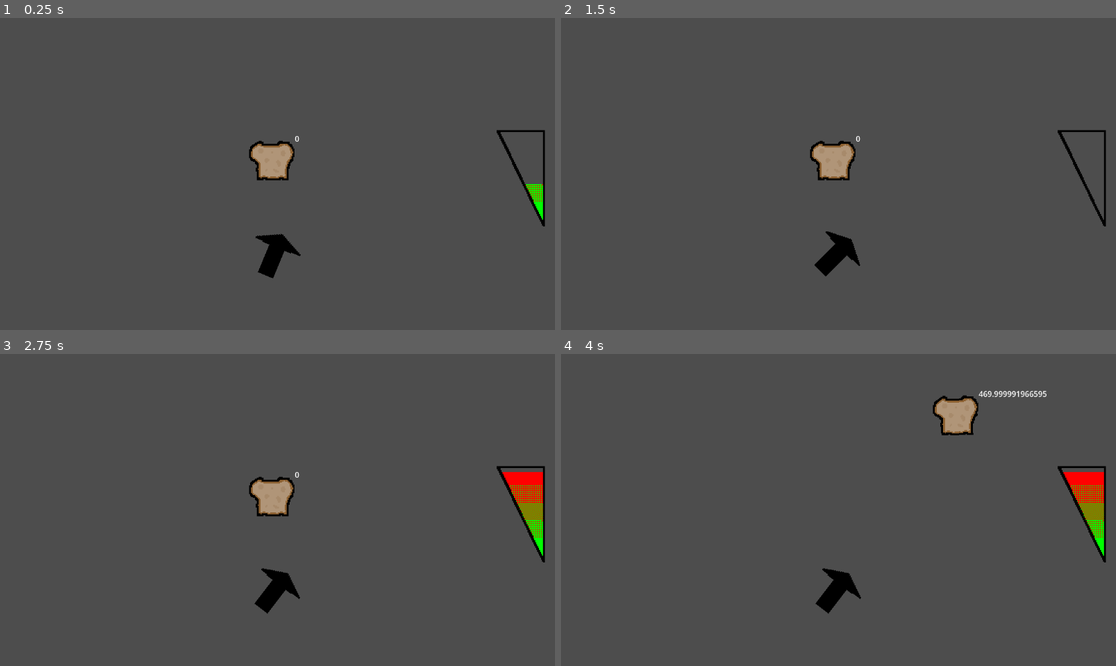
Above: before the commit, frames 1-4 (two rows, left to right).
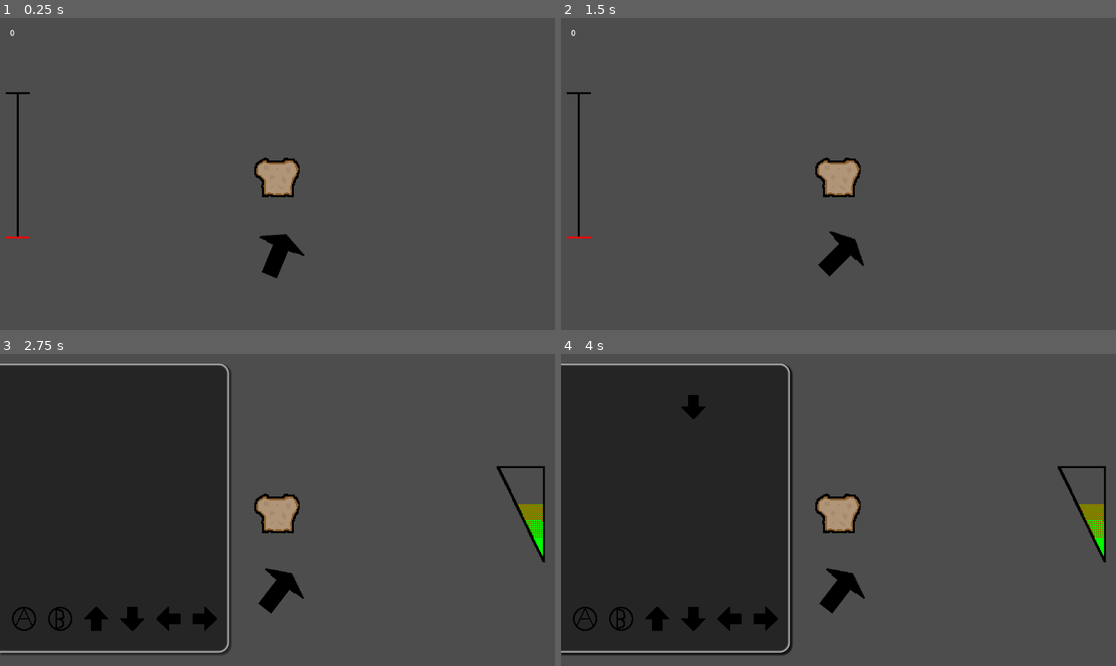
Above: after the commit, the same moments.

Repository: Venorrak/toast
Game: Godot game, scene res://Scenes/Scenes/world.tscn
The game is run twice, just before and just after one commit, with the same random seed, the same clock (stepped at 60 frames per second) and the same inputs.
Inputs:
- Up to frame 1 (0.25 s): no input
- Up to frame 2 (1.5 s): hold Right (Right) 0.53-1.28 s; tap ` (A) at 0.6 s; tap , (B) at 0.8, 1.35 s; hold Down (Down) from 1.28 s (still down)
- Up to frame 3 (2.75 s): tap D (stopArrow) at 1.55, 2.1 s; release Down (Down) at 2.03 s; hold Right (Right) from 2.03 s (still down); tap F (stopGauge) at 2.3 s
- Up to frame 4 (4 s): tap Enter at 2.75 s; release Right (Right) at 2.78 s; hold Up (Up) 2.78-3.53 s; tap F (stopGauge) at 2.85 s; tap E (throw) at 3.05, 3.6 s; hold Left (Left) from 3.53 s (still down); tap R (results, bound only after the commit) at 3.8 s

The runs differ from the first frame. In frame 1, 2.1% of the frame differs, in the area x 1-99%, y 3-84%; in frame 2, 2.0%; in frame 3, 41%; in frame 4, 41%, in the area x 0-98%, y 3-97%.

Commit message:
fused everything together or sotn

Diff:
--- /dev/null
+++ b/Code/Scripts/progress_bar.gd
@@ -0,0 +1,20 @@
+extends Node2D
+@onready var top : Line2D = $top
+@onready var bottom : Line2D = $bottom
+@onready var center : Line2D = $center
+@onready var status : Line2D = $status
+var deltaTopBottom
+# Called when the node enters the scene tree for the first time.
+func _ready() -> void:
+	status.points = bottom.points
+	deltaTopBottom = bottom.points[0].y - top.points[0].y
+
+
+# Called every frame. 'delta' is the elapsed time since the previous frame.
+func _physics_process(delta: float) -> void:
+	pass
+
+func setProgress(percent: float):
+	var height = (deltaTopBottom * (100 - percent)) / 100
+	for i in len(status.points):
+		status.points[i].y = height
--- a/Code/Scripts/qte.gd
+++ b/Code/Scripts/qte.gd
@@ -1,9 +1,12 @@
 extends Node2D
+signal _minigame_finished
+
 @export var nbOfQTE: int
 @export var safeSpace: float
 @export var QTESpeed: float
 @export var separationSpace: int
 @export var GoalsY: int
+@export var topY: int
 
 @onready var Goals = $Goals
 var qteObj = preload("res://Scenes/Scenes/qteObj.tscn")
@@ -44,30 +47,41 @@
 				newQTE.rotation_degrees = 90
 
 		newQTE.setType(types[rand])
-		newQTE.position = Vector2((separationSpace * rand) + 50, 0)
+		newQTE.position = Vector2((separationSpace * rand) + 50, topY)
 		newQTE.visible = false
+		newQTE.setEnabled(true)
 		add_child(newQTE)
 		QTEs.append(newQTE)
 
 
 func _physics_process(delta: float) -> void:
+	if QTEAtIndex >= nbOfQTE:
+		_minigame_finished.emit(self)
 	for qte in QTEs:
 		if GoalsY - qte.position.y < safeSpace:
 			qte.modulate = Color("ffffff", 0.5)
+		if qte.position.y - GoalsY > safeSpace:
+			qte.reset()
+			qte.setEnabled(false)
+			QTEAtIndex += 1
 	for type in types:
 		if Input.is_action_just_pressed(type):
 			if QTEAtIndex < nbOfQTE:
-				QTEs[QTEAtIndex].visible = false
-				if QTEs[QTEAtIndex].getType() == type:
-					if GoalsY - QTEs[QTEAtIndex].position.y < safeSpace:
-						nbOfRight += 1
-				QTEAtIndex += 1
-			else:
-				print(nbOfRight)
-
+				if QTEs[QTEAtIndex].visible == true:
+					QTEs[QTEAtIndex].visible = false
+					if QTEs[QTEAtIndex].getType() == type:
+						if GoalsY - QTEs[QTEAtIndex].position.y < safeSpace:
+							nbOfRight += 1
+					QTEs[QTEAtIndex].reset()
+					QTEs[QTEAtIndex].setEnabled(false)
+					QTEAtIndex += 1
 
 func _on_start_qte_timeout() -> void:
 	if QTEIndex < nbOfQTE:
-		QTEs[QTEIndex].visible = true
-		QTEs[QTEIndex].setSpeed(QTESpeed)
-		QTEIndex += 1
+		if QTEs[QTEIndex].getEnabled() == true:
+			QTEs[QTEIndex].visible = true
+			QTEs[QTEIndex].setSpeed(QTESpeed)
+			QTEIndex += 1
+
+func getScore() -> float:
+	return (nbOfRight * 10) / nbOfQTE
--- a/Code/Scripts/test_bounce.gd
+++ b/Code/Scripts/test_bounce.gd
@@ -1,22 +1,14 @@
 extends RigidBody2D
-@onready var speedLabel : Label = $Label
 
 # Called when the node enters the scene tree for the first time.
 func _ready() -> void:
-	#var v_x = randf_range(50, 150)
-	#var v_y = 200 - v_x
-	#if randf_range(-1, 1) < 0:
-		#v_x = v_x * -1
-	#if randf_range(-1, 1) < 0:
-		#v_y = v_y * -1
-	#linear_velocity = Vector2(v_x, v_y)
-	#linear_velocity *= 5
 	pass
 
 
 # Called every frame. 'delta' is the elapsed time since the previous frame.
 func _process(delta: float) -> void:
-	var speed : float = sqrt((linear_velocity.x * linear_velocity.x) + (linear_velocity.y * linear_velocity.y))
-	speedLabel.text = str(speed)
-	speedLabel.rotation = -rotation
 	pass
+
+func _physics_process(delta: float) -> void:
+	if linear_velocity.length() < 20:
+		linear_velocity /= 1.2
--- a/Code/Scripts/world.gd
+++ b/Code/Scripts/world.gd
@@ -1,41 +1,104 @@
 extends Node2D
 @onready var arrow = $Arrow
 @onready var aim = $Arrow/Aim
-@onready var toast = $RigidBody2D
-@onready var progress = $Control/TextureProgressBar
+@onready var toast = $toast
+@onready var gauge = $Control/TextureProgressBar
+@onready var target = $Target
+@onready var camera = $Camera2D
+@onready var progressBar = $HUD/ProgressBar
+@onready var speedLabel = $HUD/speedLabel
+@onready var HUD = $HUD
+
 @export var rotationSpeed: float
 @export var gaugeSpeed: float
 @export var minSpeed: int
 @export var maxSpeed: int
+@export var maxZoomCamera: float
 var toastSpeed: float = 1.0
+var incertancy: float = 0.0
+var QTEScene : PackedScene = preload("res://Scenes/Scenes/qte.tscn")
+@onready var toastStartPosition: Vector2 = $toast.global_position
+
+enum gameState {DIRECTION, POWER, THROW}
+var state = gameState.DIRECTION
 
 # Called when the node enters the scene tree for the first time.
 func _ready() -> void:
-	progress.min_value = minSpeed
-	progress.max_value = maxSpeed
-	progress.step = maxSpeed / 100
+	gauge.min_value = minSpeed
+	gauge.max_value = maxSpeed
+	gauge.step = maxSpeed / 100
+	gauge.visible = false
 
 
 # Called every frame. 'delta' is the elapsed time since the previous frame.
 func _physics_process(delta: float) -> void:
+	updateCamera()
+
+	speedLabel.text = str(toast.linear_velocity.length())
+
 	if gaugeSpeed != 0:
-		progress.value += gaugeSpeed
-		if progress.value >= maxSpeed or progress.value <= minSpeed:
+		gauge.value += gaugeSpeed
+		if gauge.value >= maxSpeed or gauge.value <= minSpeed:
 			gaugeSpeed *= -1
 	if rotationSpeed != 0:
 		arrow.rotation_degrees += rotationSpeed
 		if arrow.rotation_degrees >= 90 or arrow.rotation_degrees <= -90:
 			rotationSpeed *= -1
 	if Input.is_action_just_pressed("stopArrow"):
-		rotationSpeed = 0
+		if state == gameState.DIRECTION:
+			rotationSpeed = 0
+			gauge.visible = true
+			state = gameState.POWER
 	if Input.is_action_just_pressed("throw"):
-		var vector = getdirectionVector()
-		vector *= toastSpeed
-		toast.linear_velocity = vector
+		if state == gameState.THROW:
+			var vector = getdirectionVector()
+			vector *= toastSpeed
+			toast.linear_velocity = vector
+			arrow.visible = false
+			gauge.visible = false
 	if Input.is_action_just_pressed("stopGauge"):
-		toastSpeed = progress.value
-		gaugeSpeed = 0
+		if state == gameState.POWER:
+			toastSpeed = gauge.value
+			gaugeSpeed = 0
+			var minigame = QTEScene.instantiate()
+			minigame.connect("_minigame_finished", minigameFinished)
+			HUD.add_child(minigame)
+
+	if Input.is_action_just_pressed("results"):
+		var dist = target.position - toast.position
+		print(dist.length())
 
 func getdirectionVector():
 	var delta = aim.global_position - arrow.global_position
 	return delta.normalized()
+
+func minigameFinished(scene):
+	incertancy = scene.getScore()
+	toastSpeed = randf_range(toastSpeed - incertancy, toastSpeed + incertancy)
+	scene.queue_free()
+	state = gameState.THROW
+
+func updateCamera():
+	camera.position.y = toast.position.y
+	if toast.position.y < target.position.y:
+		camera.position.y = target.position.y
+	if toast.position.y > toastStartPosition.y:
+		camera.position.y = toastStartPosition.y
+	var deltaPosToastTarget = target.position - toastStartPosition
+	var middle = (deltaPosToastTarget.y / 2) + toastStartPosition.y
+	var deltaToastMiddle = middle - toast.position.y
+	var percent
+
+	progressBar.setProgress((100 - ((target.position.y - toast.position.y) * 100) / deltaPosToastTarget.y))
+
+	if deltaToastMiddle < 0:
+		percent = ((toast.position.y - toastStartPosition.y) * 100) / (deltaPosToastTarget.y / 2)
+
+	if deltaToastMiddle > 0:
+		percent = 100 - ((toast.position.y - middle) * 100) / (deltaPosToastTarget.y / 2)
+
+	if percent < 0:
+		percent = 0
+
+	var zoomValue = 1 - ((percent * (1 - maxZoomCamera)) / 100)
+	camera.zoom = Vector2(zoomValue, zoomValue)
--- /dev/null
+++ b/Scenes/Scenes/ProgressBar.tscn
@@ -0,0 +1,25 @@
+[gd_scene load_steps=2 format=3 uid="uid://dscos81yscrql"]
+
+[ext_resource type="Script" path="res://Code/Scripts/progress_bar.gd" id="1_pyfsv"]
+
+[node name="ProgressBar" type="Node2D"]
+script = ExtResource("1_pyfsv")
+
+[node name="top" type="Line2D" parent="."]
+points = PackedVector2Array(0, 0, 50, 0)
+width = 4.0
+default_color = Color(0, 0, 0, 1)
+
+[node name="bottom" type="Line2D" parent="."]
+points = PackedVector2Array(0, 300, 50, 300)
+width = 4.0
+default_color = Color(0, 0, 0, 1)
+
+[node name="center" type="Line2D" parent="."]
+points = PackedVector2Array(25, 0, 25, 300)
+width = 4.0
+default_color = Color(0, 0, 0, 1)
+
+[node name="status" type="Line2D" parent="."]
+width = 4.0
+default_color = Color(1, 0, 0, 1)
--- a/Scenes/Scenes/qte.tscn
+++ b/Scenes/Scenes/qte.tscn
@@ -1,9 +1,24 @@
-[gd_scene load_steps=5 format=3 uid="uid://og17sek5undt"]
+[gd_scene load_steps=7 format=3 uid="uid://og17sek5undt"]
 
 [ext_resource type="Script" path="res://Code/Scripts/qte.gd" id="1_hesyt"]
 [ext_resource type="Texture2D" uid="uid://2w32so5grxpn" path="res://Rescources/2d/AButton.png" id="2_ftfvl"]
 [ext_resource type="Texture2D" uid="uid://bu2fvcacrntav" path="res://Rescources/2d/BButton.png" id="3_dfbs8"]
 [ext_resource type="Texture2D" uid="uid://dyo1ttxmv1a7k" path="res://Rescources/2d/arrow2.png" id="4_kg3bw"]
+
+[sub_resource type="StyleBoxFlat" id="StyleBoxFlat_6n3n2"]
+bg_color = Color(0.144063, 0.144063, 0.144062, 1)
+border_width_top = 5
+border_width_right = 5
+border_width_bottom = 5
+border_blend = true
+corner_radius_top_right = 20
+corner_radius_bottom_right = 20
+shadow_color = Color(0, 0, 0, 0.482353)
+shadow_size = 4
+shadow_offset = Vector2(3.31, 3.33)
+
+[sub_resource type="Theme" id="Theme_16riv"]
+Panel/styles/panel = SubResource("StyleBoxFlat_6n3n2")
 
 [node name="Qte" type="Node2D"]
 script = ExtResource("1_hesyt")
@@ -11,7 +26,14 @@
 safeSpace = 50.0
 QTESpeed = 5.0
 separationSpace = 75
-GoalsY = 500
+GoalsY = 550
+topY = 70
+
+[node name="Panel" type="Panel" parent="."]
+offset_top = 20.0
+offset_right = 475.0
+offset_bottom = 620.0
+theme = SubResource("Theme_16riv")
 
 [node name="Goals" type="Node2D" parent="."]
 position = Vector2(0, 500)
--- a/Scenes/Scenes/qte_obj.gd
+++ b/Scenes/Scenes/qte_obj.gd
@@ -1,6 +1,7 @@
 extends Sprite2D
 var speed = Vector2(0,0)
 var type: String
+var enabled : bool
 
 # Called when the node enters the scene tree for the first time.
 func _ready() -> void:
@@ -19,3 +20,14 @@
 
 func getType():
 	return type
+
+func reset():
+	position = Vector2(0,0)
+	speed.y = 0
+	visible = false
+
+func setEnabled(_enabled: bool):
+	enabled = _enabled
+
+func getEnabled() -> bool:
+	return enabled
--- a/Scenes/Scenes/world.tscn
+++ b/Scenes/Scenes/world.tscn
@@ -1,16 +1,17 @@
-[gd_scene load_steps=14 format=3 uid="uid://22f7y5815pvg"]
+[gd_scene load_steps=15 format=3 uid="uid://22f7y5815pvg"]
 
 [ext_resource type="Texture2D" uid="uid://bkowr3t32fkn4" path="res://Rescources/2d/toast.png" id="1_1l4dl"]
-[ext_resource type="Script" path="res://Code/Scripts/test_bounce.gd" id="1_kt6q2"]
 [ext_resource type="Script" path="res://Code/Scripts/world.gd" id="1_kv0b3"]
+[ext_resource type="Texture2D" uid="uid://yj4bge7r8eqy" path="res://Rescources/2d/target.png" id="2_0hxpd"]
 [ext_resource type="Shader" path="res://Code/Shaders/pixelated.gdshader" id="2_8ru73"]
 [ext_resource type="Texture2D" uid="uid://ch0jv0psj74a0" path="res://Rescources/2d/progress_edge.png" id="2_b0wuk"]
+[ext_resource type="PackedScene" uid="uid://dscos81yscrql" path="res://Scenes/Scenes/ProgressBar.tscn" id="2_qlfrv"]
 [ext_resource type="Texture2D" uid="uid://uifcsn767y1l" path="res://Rescources/2d/progress_inside.png" id="3_ccj6t"]
 [ext_resource type="Texture2D" uid="uid://caykmy7xsnmvw" path="res://Rescources/2d/arrow.png" id="5_8mnj4"]
 
 [sub_resource type="PhysicsMaterial" id="PhysicsMaterial_utmbd"]
-friction = 0.0
-bounce = 1.0
+friction = 0.75
+bounce = 0.9
 
 [sub_resource type="ShaderMaterial" id="ShaderMaterial_d8xs1"]
 shader = ExtResource("2_8ru73")
@@ -19,13 +20,13 @@
 shader_parameter/handle_subpixels = false
 
 [sub_resource type="RectangleShape2D" id="RectangleShape2D_tnoqe"]
-size = Vector2(20, 648)
+size = Vector2(20, 3541)
 
 [sub_resource type="RectangleShape2D" id="RectangleShape2D_oq1at"]
 size = Vector2(1152, 20)
 
 [sub_resource type="RectangleShape2D" id="RectangleShape2D_bo7f5"]
-size = Vector2(20, 648)
+size = Vector2(20, 3541)
 
 [sub_resource type="RectangleShape2D" id="RectangleShape2D_v7gx7"]
 size = Vector2(1152, 20)
@@ -34,7 +35,18 @@
 script = ExtResource("1_kv0b3")
 rotationSpeed = 1.5
 gaugeSpeed = 10.0
-maxSpeed = 500
+maxSpeed = 1250
+maxZoomCamera = 0.3
+
+[node name="Camera2D" type="Camera2D" parent="."]
+position = Vector2(576, 324)
+process_callback = 0
+position_smoothing_enabled = true
+
+[node name="Target" type="Sprite2D" parent="."]
+position = Vector2(576, -2569)
+scale = Vector2(3, 3)
+texture = ExtResource("2_0hxpd")
 
 [node name="Control" type="Control" parent="."]
 layout_mode = 3
@@ -57,61 +69,51 @@
 texture_progress = ExtResource("3_ccj6t")
 
 [node name="Arrow" type="Sprite2D" parent="."]
-position = Vector2(568, 496)
+position = Vector2(576, 496)
 scale = Vector2(2, 2)
 texture = ExtResource("5_8mnj4")
 
 [node name="Aim" type="Node2D" parent="Arrow"]
 position = Vector2(-0.5, -25)
 
-[node name="RigidBody2D" type="RigidBody2D" parent="."]
-position = Vector2(565, 289)
-mass = 0.001
+[node name="toast" type="RigidBody2D" parent="."]
+position = Vector2(576, 324)
+mass = 0.553
 physics_material_override = SubResource("PhysicsMaterial_utmbd")
 gravity_scale = 0.0
-linear_damp_mode = 1
 angular_damp_mode = 1
-script = ExtResource("1_kt6q2")
 
-[node name="Icon" type="Sprite2D" parent="RigidBody2D"]
+[node name="Icon" type="Sprite2D" parent="toast"]
 scale = Vector2(2, 2)
 texture = ExtResource("1_1l4dl")
 
-[node name="CollisionPolygon2D" type="CollisionPolygon2D" parent="RigidBody2D"]
+[node name="CollisionPolygon2D" type="CollisionPolygon2D" parent="toast"]
 polygon = PackedVector2Array(-18, -28, 10, -28, 35, -32, 46, -18, 46, 0, 34, 24, 34, 48, -32, 48, -32, 16, -48, 2, -48, -16, -28, -34)
-
-[node name="Label" type="Label" parent="RigidBody2D"]
-offset_left = 47.0
-offset_top = -50.0
-offset_right = 160.0
-offset_bottom = -27.0
-pivot_offset = Vector2(-47, 50)
 
 [node name="ColorRect" type="ColorRect" parent="."]
 visible = false
 material = SubResource("ShaderMaterial_d8xs1")
-offset_left = 1.0
-offset_top = 1.0
-offset_right = 17.0
-offset_bottom = 10.0
+offset_top = -2893.0
+offset_right = 16.0
+offset_bottom = -2843.8
 scale = Vector2(72, 72)
 
 [node name="StaticBody2D" type="StaticBody2D" parent="."]
 
 [node name="CollisionShape2D" type="CollisionShape2D" parent="StaticBody2D"]
-position = Vector2(-10, 324)
+position = Vector2(-10, -1122.5)
 shape = SubResource("RectangleShape2D_tnoqe")
 
 [node name="StaticBody2D2" type="StaticBody2D" parent="."]
 
 [node name="CollisionShape2D" type="CollisionShape2D" parent="StaticBody2D2"]
-position = Vector2(576, -10)
+position = Vector2(576, -2903)
 shape = SubResource("RectangleShape2D_oq1at")
 
 [node name="StaticBody2D3" type="StaticBody2D" parent="."]
 
 [node name="CollisionShape2D" type="CollisionShape2D" parent="StaticBody2D3"]
-position = Vector2(1162, 324)
+position = Vector2(1162, -1122.5)
 shape = SubResource("RectangleShape2D_bo7f5")
 
 [node name="StaticBody2D4" type="StaticBody2D" parent="."]
@@ -119,3 +121,15 @@
 [node name="CollisionShape2D" type="CollisionShape2D" parent="StaticBody2D4"]
 position = Vector2(576, 658)
 shape = SubResource("RectangleShape2D_v7gx7")
+
+[node name="HUD" type="CanvasLayer" parent="."]
+
+[node name="speedLabel" type="Label" parent="HUD"]
+offset_left = 21.0
+offset_top = 19.0
+offset_right = 134.0
+offset_bottom = 42.0
+pivot_offset = Vector2(-47, 50)
+
+[node name="ProgressBar" parent="HUD" instance=ExtResource("2_qlfrv")]
+position = Vector2(12, 156)
--- a/project.godot
+++ b/project.godot
@@ -62,6 +62,11 @@
 "events": [Object(InputEventKey,"resource_local_to_scene":false,"resource_name":"","device":-1,"window_id":0,"alt_press …(191 unchanged characters)…
 ]
 }
+results={
+"deadzone": 0.5,
+"events": [Object(InputEventKey,"resource_local_to_scene":false,"resource_name":"","device":-1,"window_id":0,"alt_pressed":false,"shift_pressed":false,"ctrl_pressed":false,"meta_pressed":false,"pressed":false,"keycode":0,"physical_keycode":82,"key_label":0,"unicode":114,"location":0,"echo":false,"script":null)
+]
+}
 
 [rendering]
 
Binary file added: Rescources/2d/target.png
Not shown, added: Rescources/2d/target.png.import
